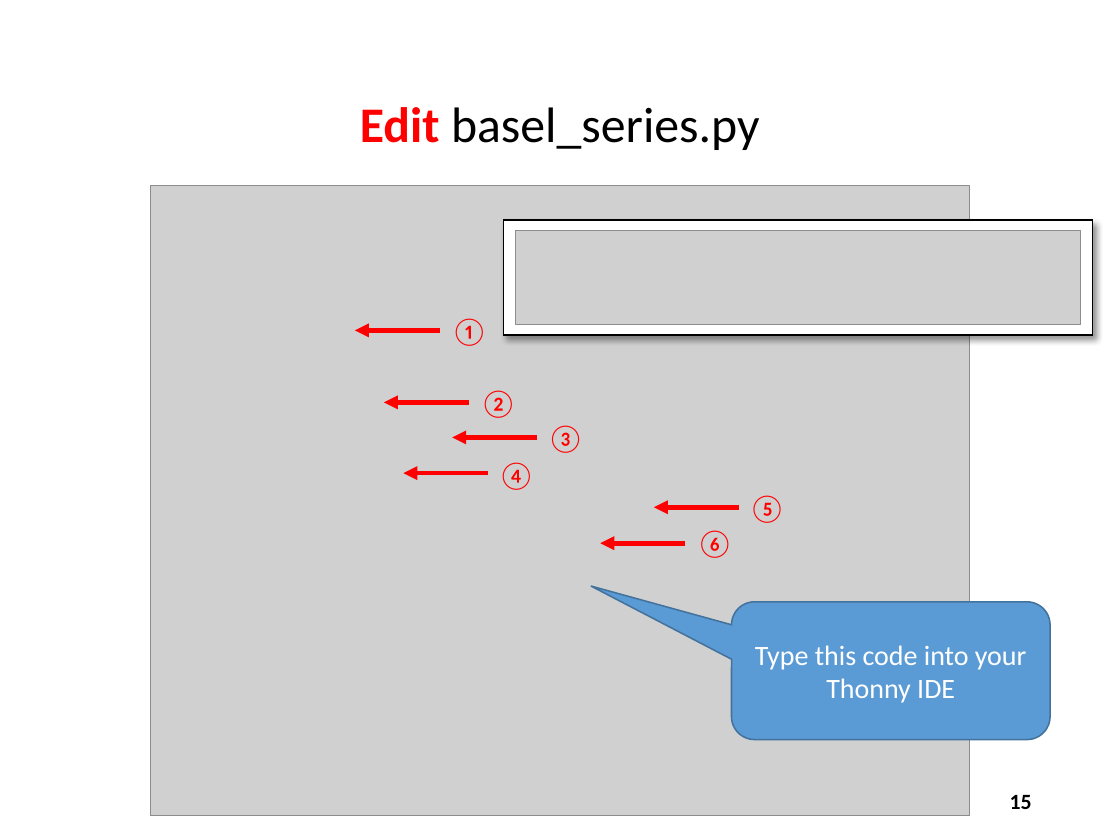
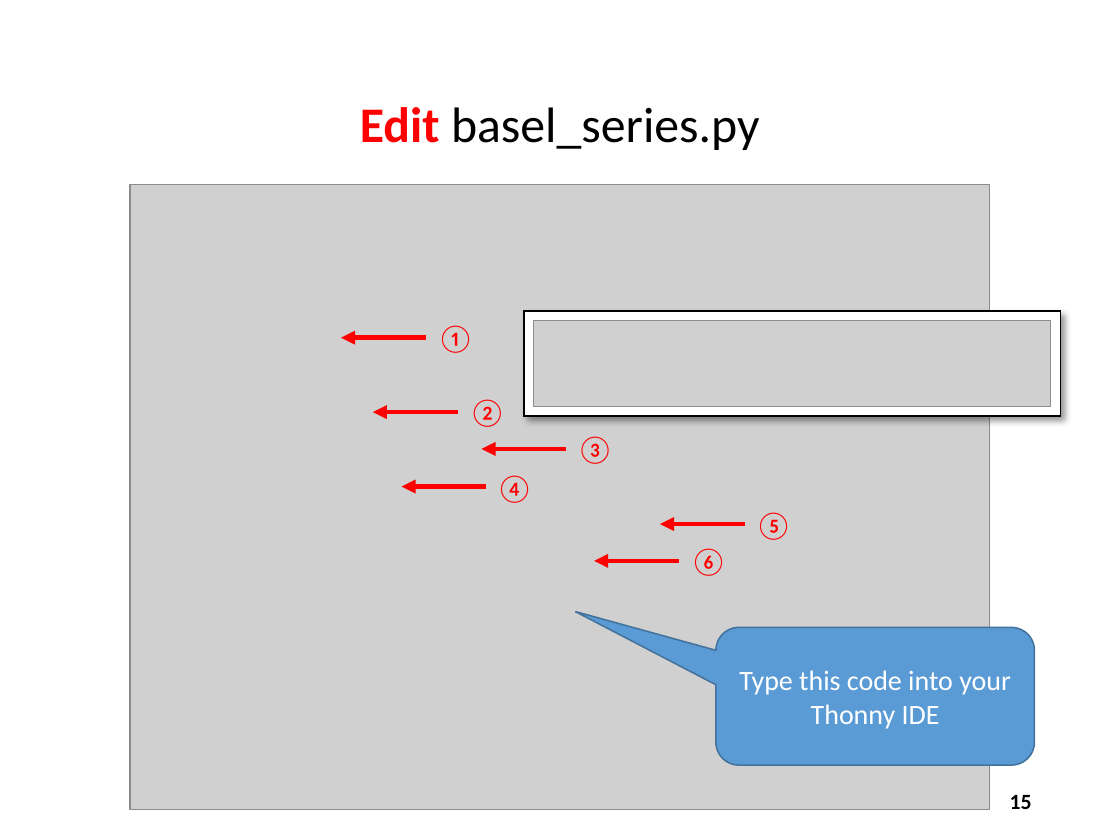
Before and after one commit to dbiersach/csi-spark-prep, a slide deck: slide 15 of slides/Session 02 - Arrays and Algorithms/Session 02 - Arrays and Algorithms.pptx. Drawn at 1120x840 pixels with LibreOffice and Linux fonts; fonts in the diff are those of the drawing; grey boxes stand for pictures. Boxes give left, top, right and bottom in pixels: in the first picture for what was removed or moved away, otherwise in the second. Text is boxed around its words. In the diff, an @@ line names an element or a change of style, - is before the commit and + after.

Commit message:
Fix harmonic series range

```diff
--- a/slides/Session 02 - Arrays and Algorithms/Session 02 - Arrays and Algorithms.pptx
+++ b/slides/Session 02 - Arrays and Algorithms/Session 02 - Arrays and Algorithms.pptx
@@ picture resized from (x1=150, y1=185, x2=970, y2=815) to (x1=130, y1=185, x2=990, y2=810) @@
@@ picture removed at (x1=516, y1=231, x2=1081, y2=325) @@
@@ text "①" moved from (x1=451, y1=318, x2=488, y2=346) to (x1=437, y1=325, x2=474, y2=353) @@
@@ rectangle resized from (x1=504, y1=221, x2=1093, y2=336) to (x1=524, y1=311, x2=1061, y2=417) @@
@@ picture added at (x1=533, y1=320, x2=1051, y2=407) @@
@@ arrow moved from (440, 330) - (355, 330) to (426, 338) - (342, 338) @@
@@ arrow moved from (469, 402) - (384, 402) to (458, 412) - (373, 412) @@
@@ text "②" moved from (x1=480, y1=390, x2=517, y2=418) to (x1=469, y1=399, x2=506, y2=427) @@
@@ arrow moved from (538, 438) - (452, 438) to (567, 449) - (482, 449) @@
@@ text "③" moved from (x1=547, y1=425, x2=584, y2=453) to (x1=577, y1=436, x2=614, y2=464) @@
@@ text "④" moved from (x1=498, y1=462, x2=535, y2=490) to (x1=496, y1=475, x2=533, y2=503) @@
@@ arrow moved from (488, 473) - (403, 473) to (486, 486) - (402, 486) @@
@@ text "⑤" moved from (x1=749, y1=495, x2=786, y2=523) to (x1=755, y1=512, x2=792, y2=540) @@
@@ arrow moved from (739, 507) - (654, 507) to (745, 524) - (660, 524) @@
@@ text "⑥" moved from (x1=696, y1=530, x2=733, y2=558) to (x1=690, y1=548, x2=727, y2=576) @@
@@ arrow moved from (685, 543) - (600, 543) to (679, 561) - (595, 561) @@
@@ rounded speech box "Type this code into your ..." moved from (x1=731, y1=601, x2=1049, y2=739) to (x1=716, y1=627, x2=1034, y2=765) @@
```
Also in this commit, not shown: 4 other slides changed, 1 slide added.
